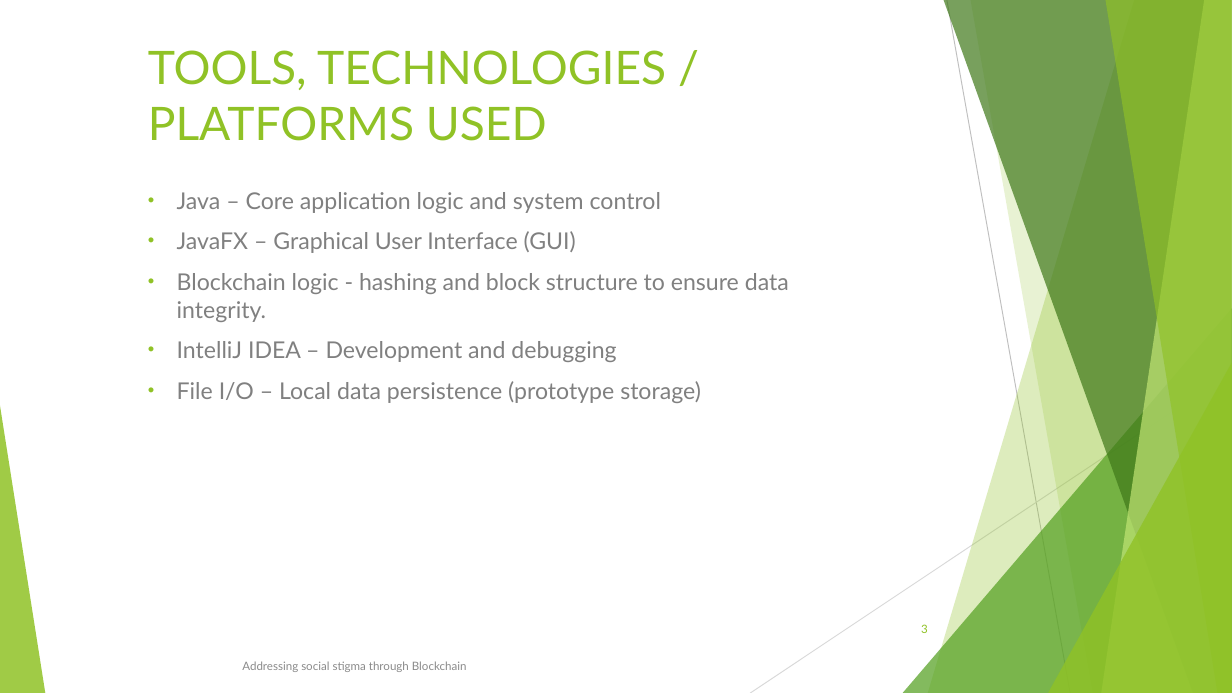
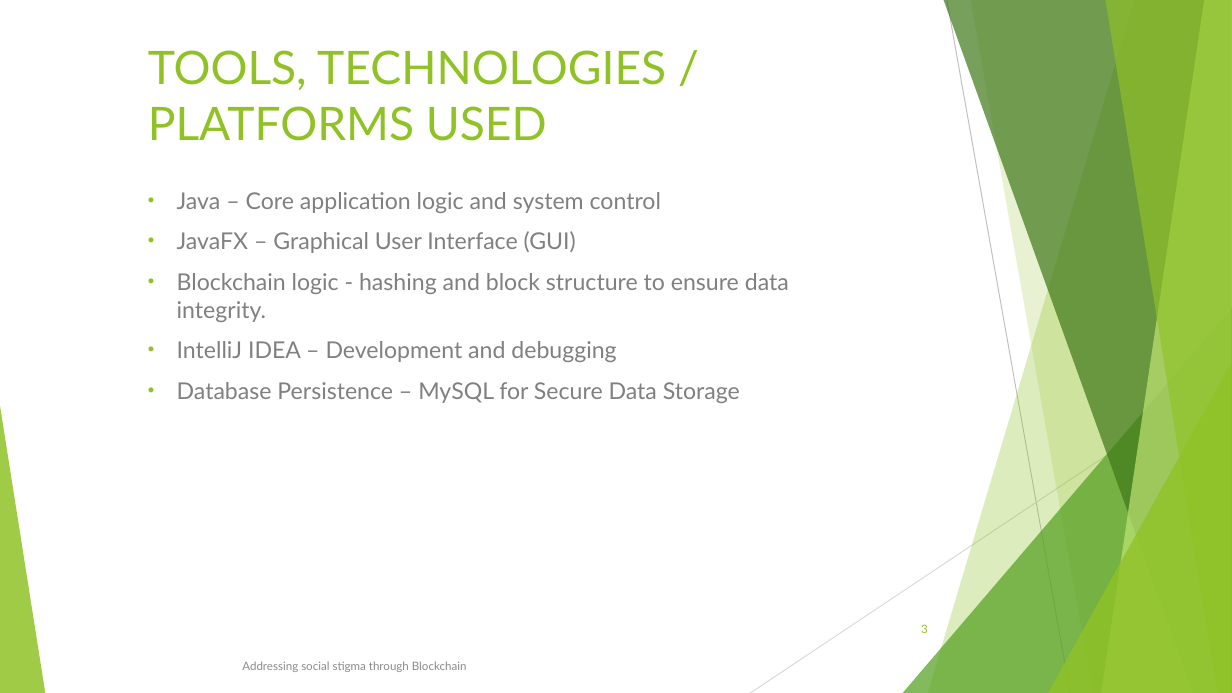
Before and after one commit to agegerag/SecurePlatform, a slide deck: slide 3 of SecurePlatform/project/ss/ProjectPresentation.pptx. Drawn at 1232x693 pixels with LibreOffice and Linux fonts; fonts in the diff are those of the drawing. Boxes give left, top, right and bottom in pixels: in the first picture for what was removed or moved away, otherwise in the second. Text is boxed around its words. In the diff, an @@ line names an element or a change of style, - is before the commit and + after.

```diff
--- a/SecurePlatform/project/ss/ProjectPresentation.pptx
+++ b/SecurePlatform/project/ss/ProjectPresentation.pptx
@@ text at <box>177,382,740,403</box>: text changed @@
-• File I/O – Local data persistence (prototype storage)
+• Database Persistence – MySQL for Secure Data Storage
```
Also in this commit, not shown: 2 other slides changed.
